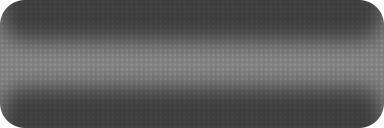
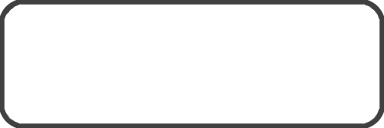
The second 384 × 128 image is a revision of the first. Changes to its layers:
showed "Gray Border", painted on it over [0, 0, 384, 128]
hid "Gray Background" over [0, 0, 384, 128]
